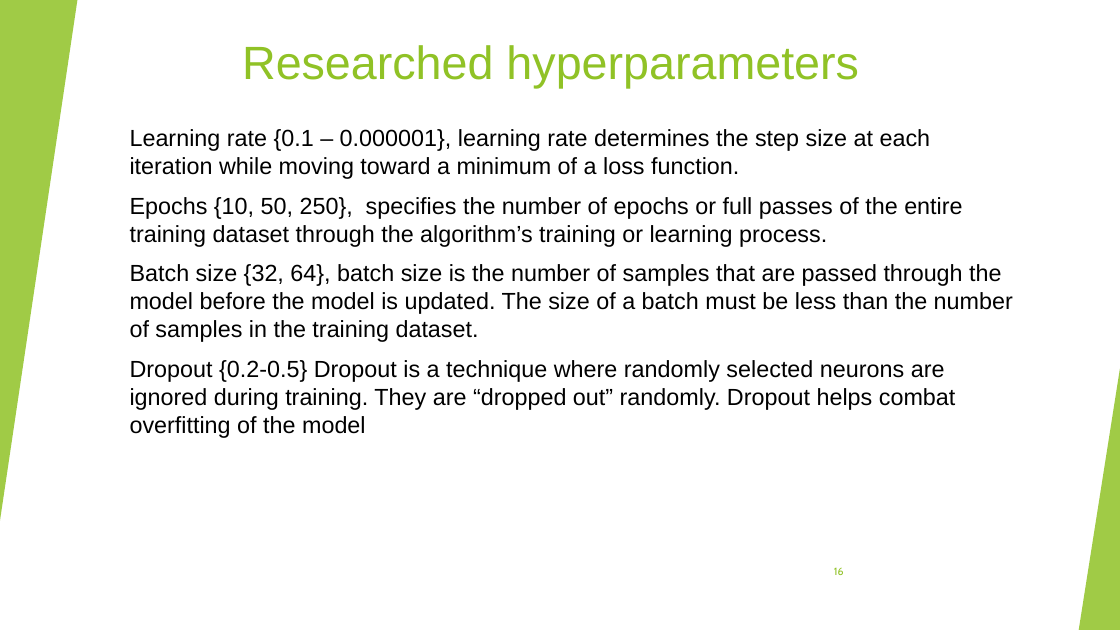
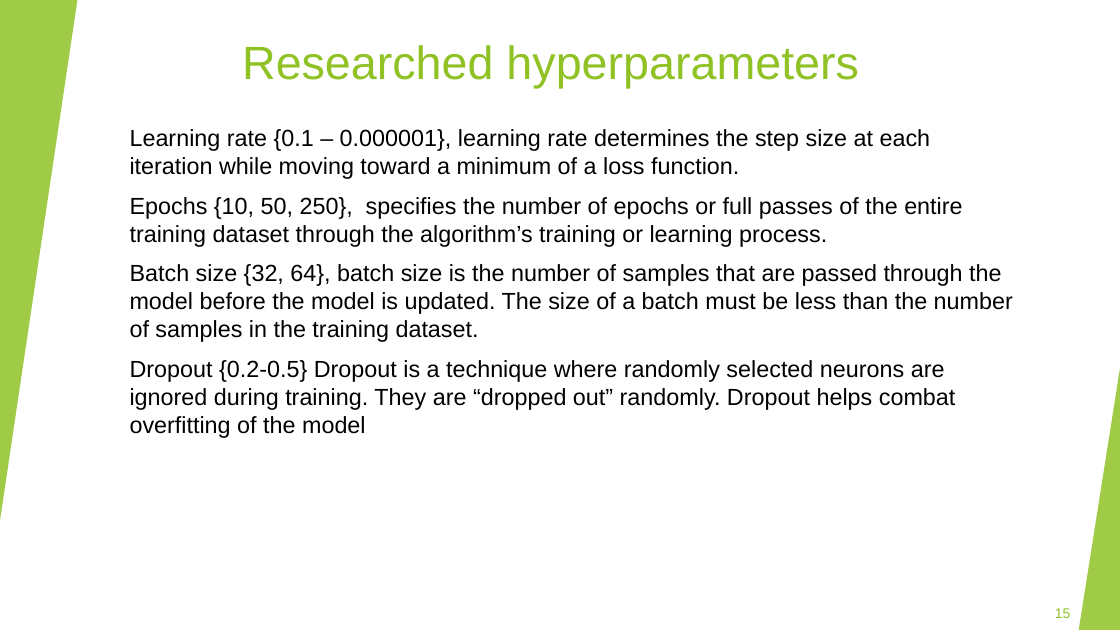
Before and after one commit to Shenhav26/Final_project, a slide deck: slide 15 of capstone project phase A.pptx (slide 16 before the commit). Drawn at 1120x630 pixels with LibreOffice and Linux fonts; fonts in the diff are those of the drawing. Boxes give left, top, right and bottom in pixels: in the first picture for what was removed or moved away, otherwise in the second. Text is boxed around its words. In the diff, an @@ line names an element or a change of style, - is before the commit and + after.

```diff
--- a/capstone project phase A.pptx
+++ b/capstone project phase A.pptx
@@ page number removed at (834,567,844,575) @@
-16
@@ page number added at (1055,608,1071,618), 12 pt, text #90C226 @@
+15
```
Also in this commit, not shown: 17 other slides changed, 1 slide removed.
